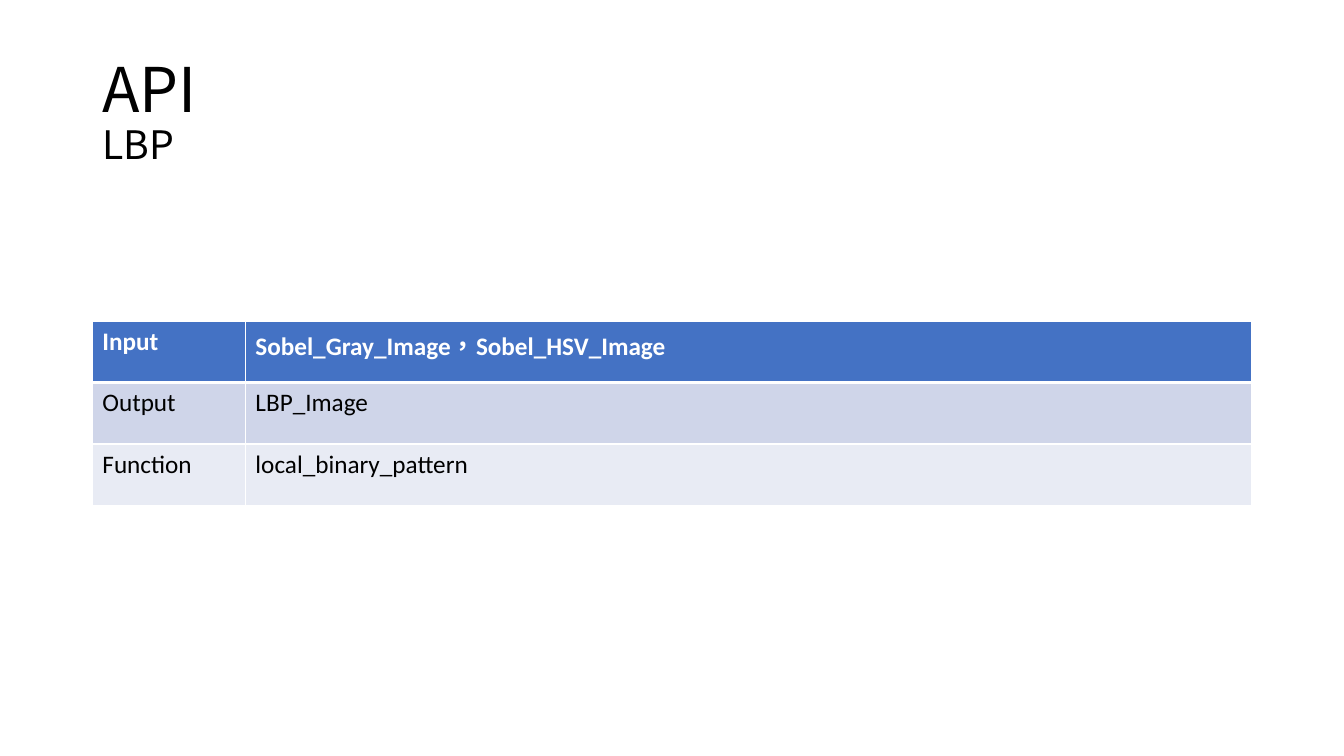
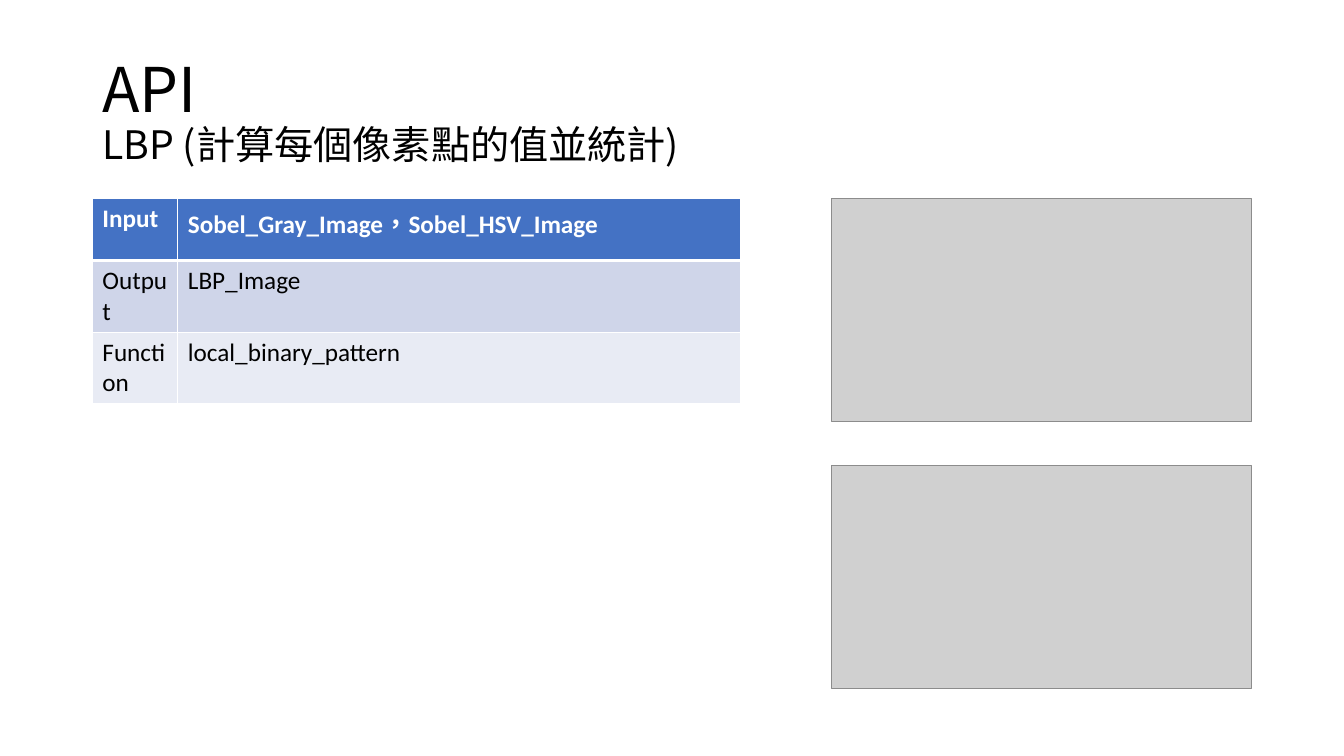
Before and after one commit to Koukya/image_processing_HW1, a slide deck: slide 6 of HW1.pptx. Drawn at 1344x756 pixels with LibreOffice and Linux fonts; fonts in the diff are those of the drawing; grey boxes stand for pictures. Boxes give left, top, right and bottom in pixels: in the first picture for what was removed or moved away, otherwise in the second. Text is boxed around its words. In the diff, an @@ line names an element or a change of style, - is before the commit and + after.

```diff
--- a/HW1.pptx
+++ b/HW1.pptx
@@ title at [102, 67, 679, 167]: text changed; size 44 to 28 pt @@
-API
-LBP
+API
+LBP (計算每個像素點的值並統計)
@@ table: place and size @@
-table at [93, 321, 1252, 505]
+table at [93, 199, 741, 401]
@@ picture added at [832, 199, 1252, 421] @@
@@ picture added at [832, 466, 1252, 689] @@
```
Also in this commit, not shown: 3 other slides changed, 1 slide removed, 9 other files.
